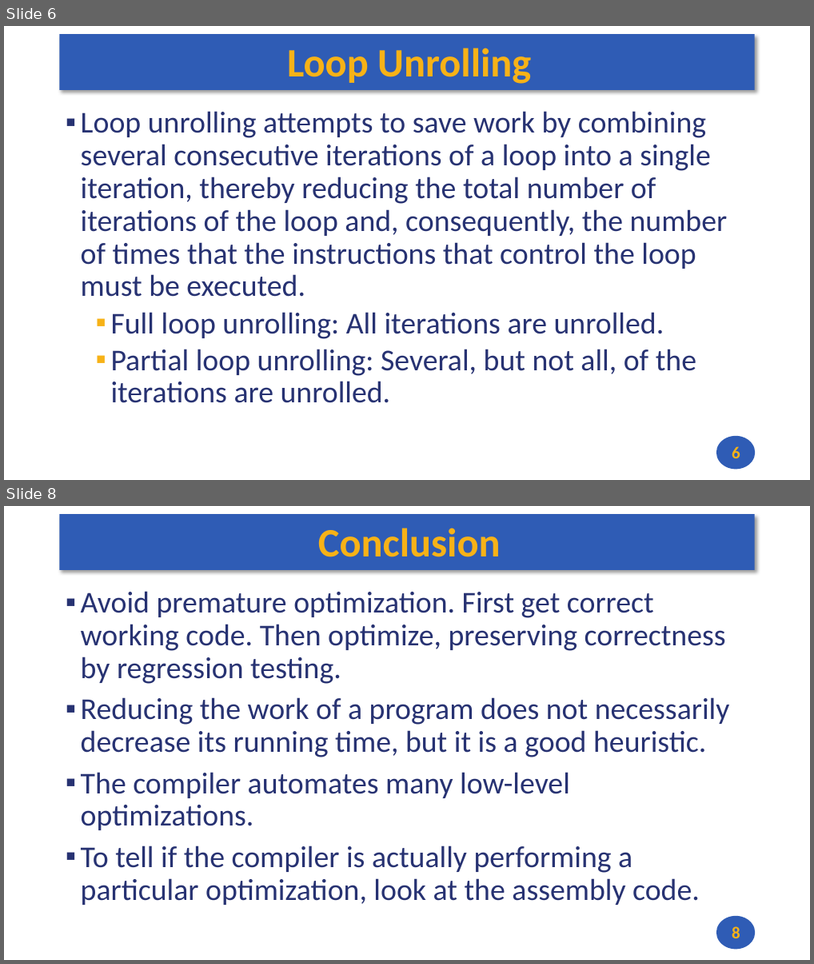
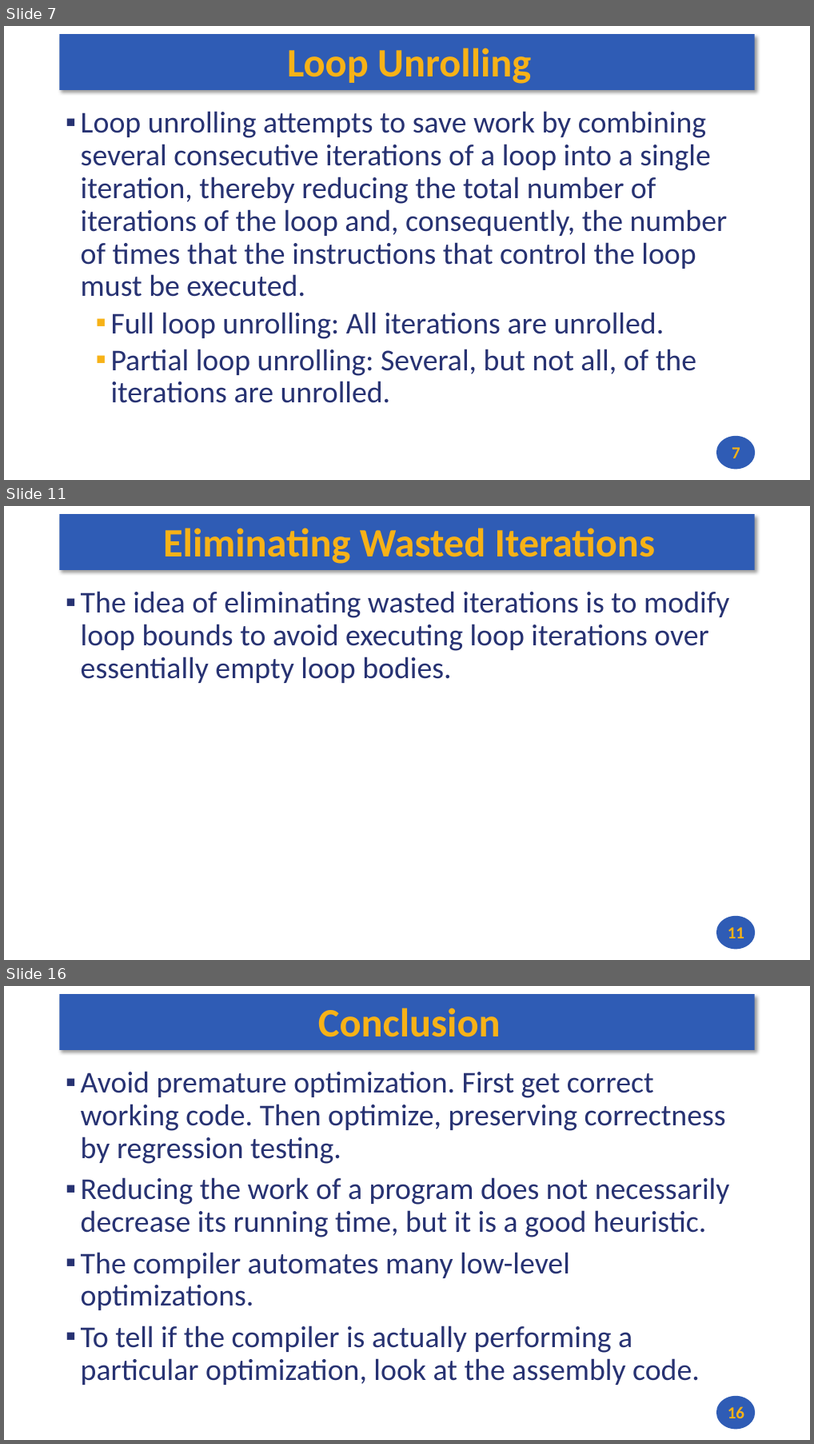
Before and after one commit to andrewt0301/hse-acos-course, a slide deck: docs/part1ca/15_Optimize/CA_Lecture_15.pptx. Shown one above the other, each under a label of ours: slides 6 and 8 before the commit, slides 7, 11 and 16 after it; the slides between them are not shown. The pictures are 814x964 and 814x1444 pixels, drawn with LibreOffice and Linux fonts; fonts in the diff are those of the drawing. Boxes give left, top, right and bottom in pixels: in the first picture for what was removed or moved away, otherwise in the second. Text is boxed around its words. In the diff, an @@ line names an element or a change of style, - is before the commit and + after.

```diff
--- a/docs/part1ca/15_Optimize/CA_Lecture_15.pptx
+++ b/docs/part1ca/15_Optimize/CA_Lecture_15.pptx
@@ slide 11 added at <box>4,506,810,960</box>, background #FFFFFF; not listed: 2 template elements that a slide beside it also shows @@
@@ title added at <box>163,528,655,564</box>, 48 pt, text #F7B217, bold @@
+Eliminating Wasted Iterations
@@ text added at <box>81,591,730,683</box>, 36 pt, text #273272 @@
+▪ The idea of eliminating wasted iterations is to modify loop bounds to avoid executing loop iterations over essentially empty loop bodies.
@@ page number added at <box>728,927,745,938</box>, 20 pt, text #F7B217, bold @@
+11
@@ what was slide 6 is now slide 7 @@
@@ page number at <box>732,447,741,458</box>: text changed @@
-6
+7
@@ what was slide 8 is now slide 16 @@
@@ page number at <box>728,1406,745,1418</box>: text changed @@
-8
+16
```
Also in this commit, not shown: 1 slide changed, 8 other slides added, 1 slide removed, 2 other files.
